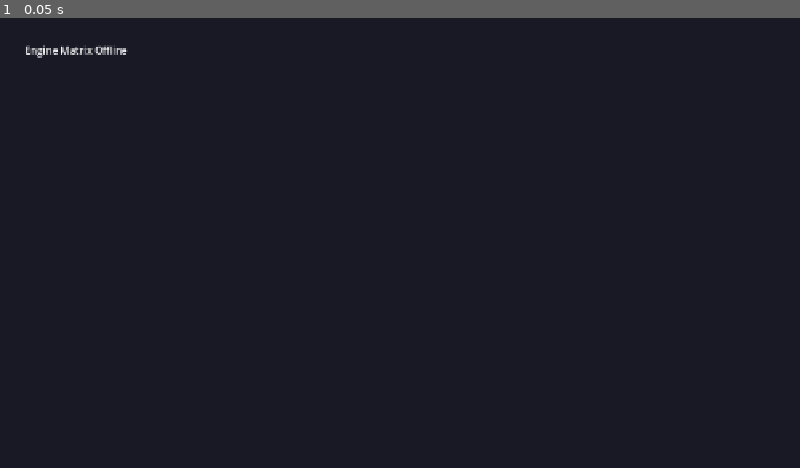
Above: before the commit, frame 1.
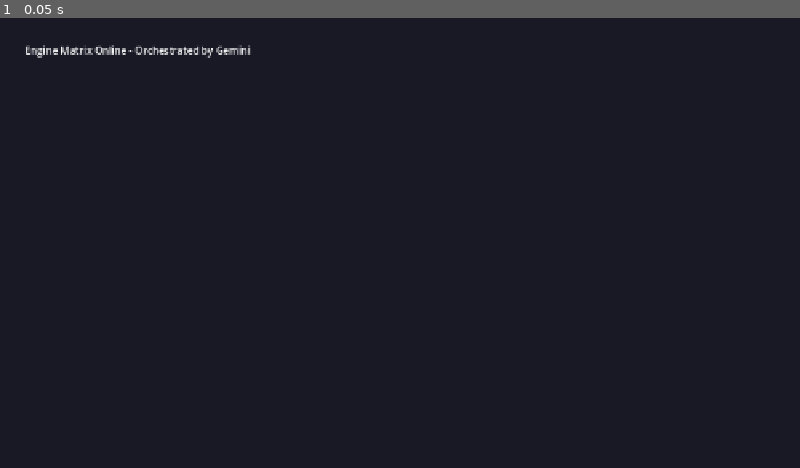
Above: after the commit, the same moment.

Repository: Galyn26/Plug-and-Play
Game: Godot game, scene res://scenes/main.tscn
The game is run twice, just before and just after one commit, with the same random seed, the same clock (stepped at 60 frames per second) and the same inputs.
Inputs:
- Up to frame 1 (0.05 s): no input

The runs differ from the first frame. In frame 1, 0.2% of the frame differs, in the area x 12-32%, y 6-9%.

Commit message:
Initialize modular MCP stdio architecture with hot-reloading Godot simulation engine

Diff:
--- a/core/workspace/godot_project/project.godot
+++ b/core/workspace/godot_project/project.godot
@@ -1,12 +1,21 @@
+; Engine configuration file.
+; It's best edited using the editor UI and not directly,
+; since the parameters that go here are not all obvious.
+;
+; Format:
+;   [section] ; section goes between []
+;   param=value ; assign values to parameters
+
 config_version=5
 
 [application]
+
 config/name="Plug-and-Play Game Engine Matrix"
 run/main_scene="res://scenes/main.tscn"
-config/features=PackedStringArray("4.4", "Forward Plus")
+config/features=PackedStringArray("4.5", "Forward Plus")
 
 [display]
+
 window/size/viewport_width=1280
 window/size/viewport_height=720
 window/stretch/mode="canvas_items"
-window/stretch/aspect="keep"
--- a/core/workspace/godot_project/scenes/main.tscn
+++ b/core/workspace/godot_project/scenes/main.tscn
@@ -12,4 +12,4 @@
 offset_top = 40.0
 offset_right = 300.0
 offset_bottom = 80.0
-text = "Engine Matrix Offline"
+text = "Engine Matrix Online - Orchestrated by Gemini"
Not shown, changed: .gitignore
Not shown, changed: core/engine_mesh.py
Not shown, added: core/mcp_fs_server.py
